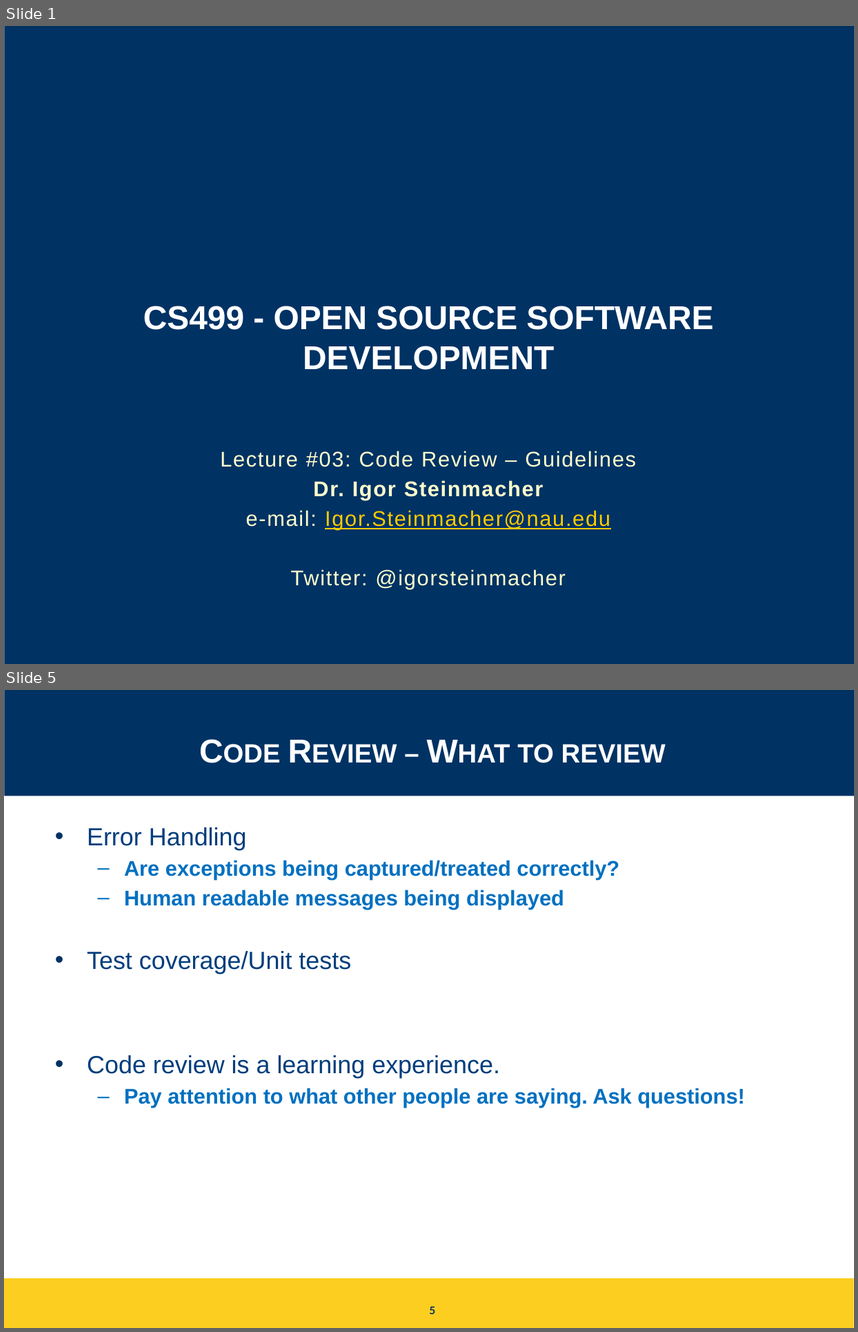
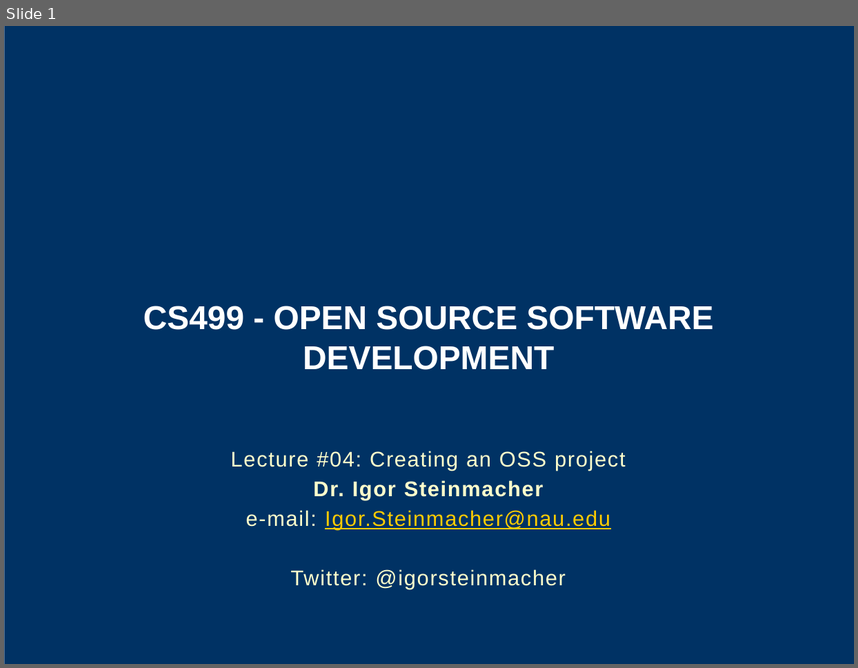
Before and after one commit to igorsteinmacher/SL-UTFPR-2021, a slide deck: notes/Lecture_05.pptx. Shown one above the other, each under a label of ours: slides 1 and 5 before the commit, slide 1 after it; the slides between them are not shown. The pictures are 858x1332 and 858x668 pixels, drawn with LibreOffice and Linux fonts; fonts in the diff are those of the drawing; background and template pictures are left out. Boxes give left, top, right and bottom in pixels: in the first picture for what was removed or moved away, otherwise in the second. Text is boxed around its words. In the diff, an @@ line names an element or a change of style, - is before the commit and + after.

Commit message:
Adding Lecture about creating an OSS proj

```diff
--- a/notes/Lecture_05.pptx
+++ b/notes/Lecture_05.pptx
@@ slide 5 removed at <box>4,690,854,1328</box>, background #FFFFFF @@
@@ rectangle removed at <box>4,690,854,796</box> @@
@@ title removed at <box>517,744,666,763</box> @@
-Code Review – What to review
@@ rectangle removed at <box>4,797,854,834</box> @@
@@ text removed at <box>87,827,745,1107</box> @@
-• Error Handling
-  – Are exceptions being captured/treated correctly?
-  – Human readable messages being displayed
-• Test coverage/Unit tests
-• Code review is a learning experience.
-  – Pay attention to what other people are saying. Ask questions!
@@ rectangle removed at <box>4,1279,854,1328</box> @@
@@ page number removed at <box>429,1306,435,1314</box> @@
-5
@@ slide 1 changed as well @@
@@ subtitle at <box>231,450,625,470</box>: text changed @@
-Lecture #03: Code Review – Guidelines
+Lecture #04: Creating an OSS project
```
Also in this commit, not shown: 5 other slides changed, 16 slides added, 3 other slides removed, 1 other file.
